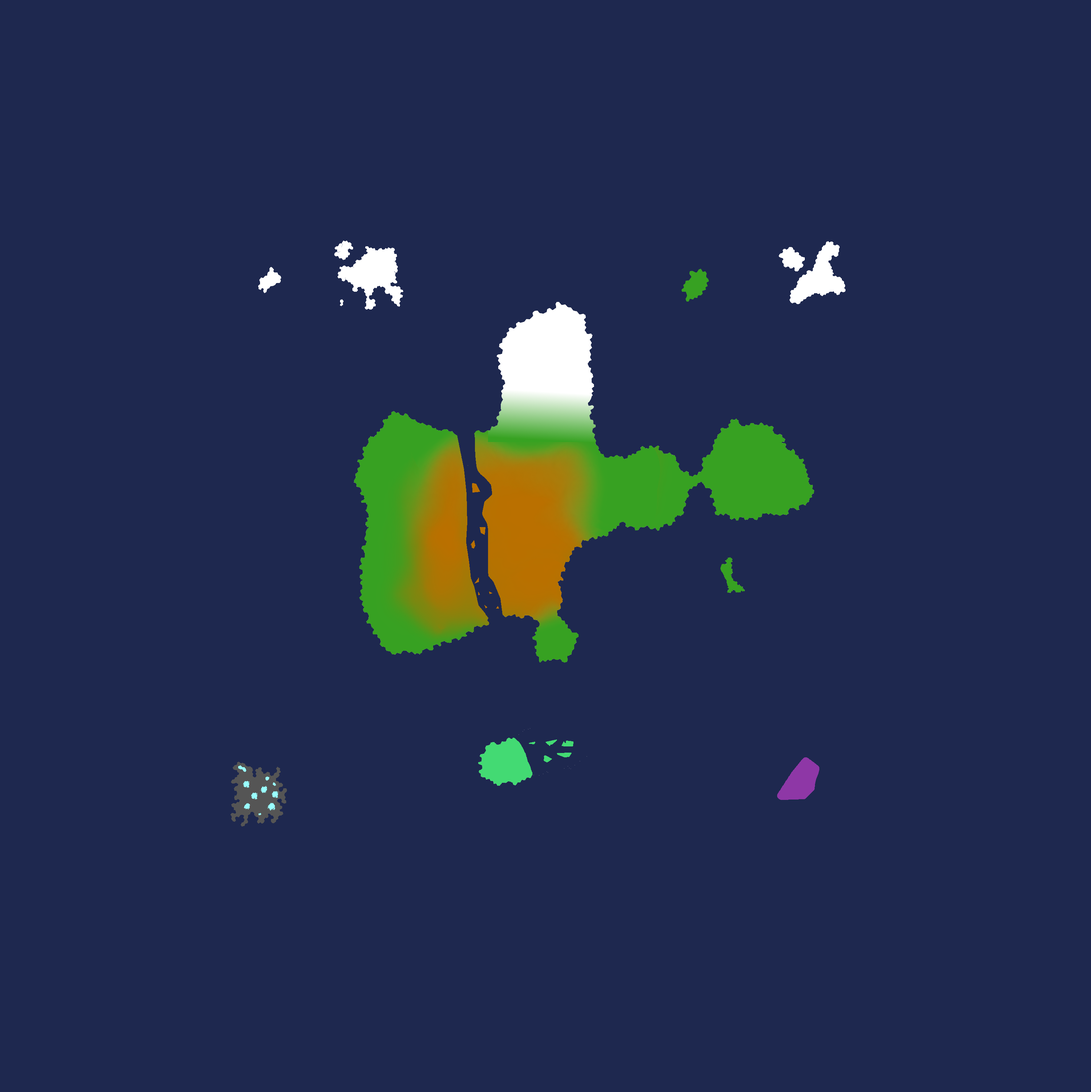
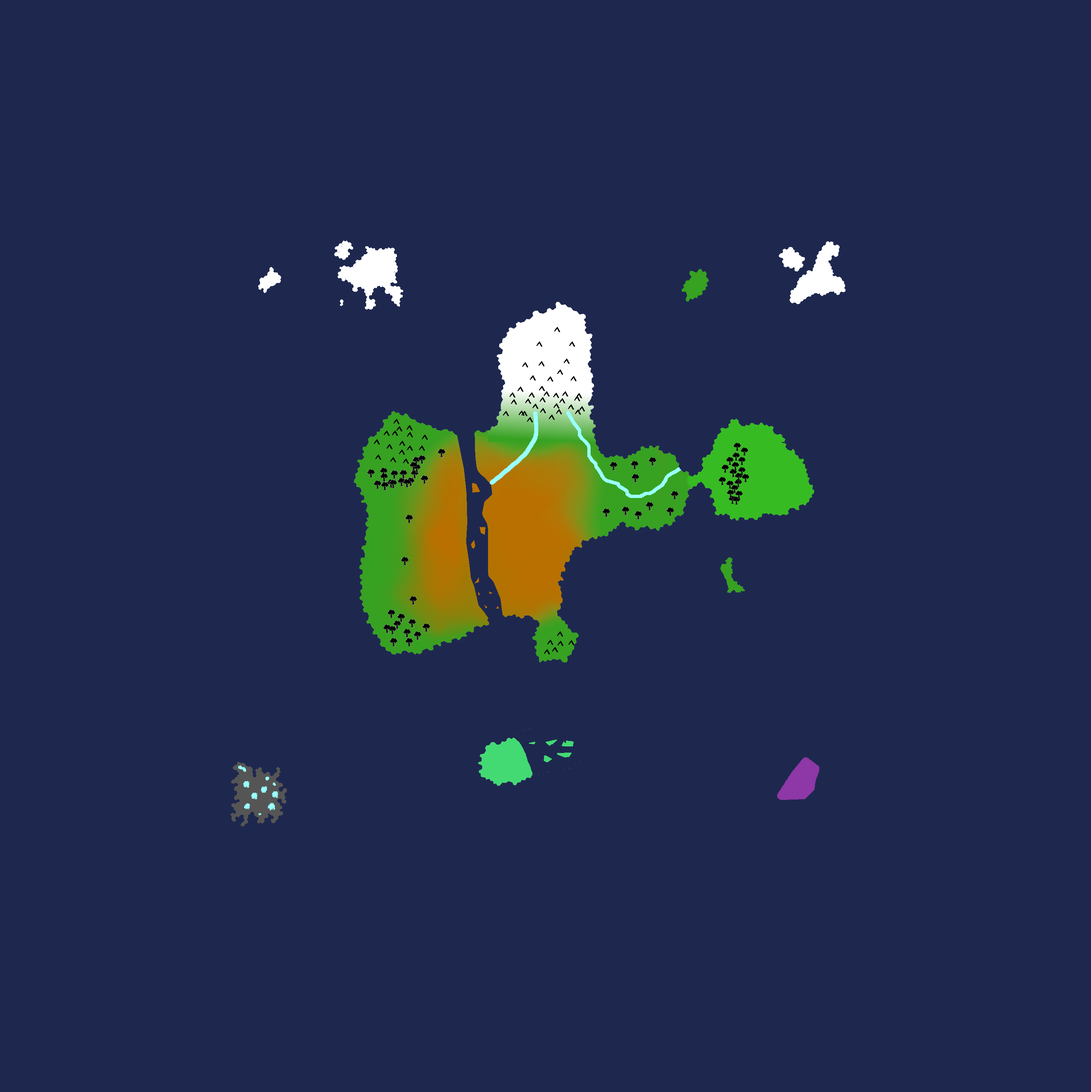
Layers edited between the first and the second 1091 × 1092 image:
added group "features #1" with 4 layers above "Layer Group" over bbox(367, 326, 750, 655)
added layer "trees" in group "features #1" over bbox(367, 418, 679, 655)
added layer "mountains #1" in group "features #1" over bbox(503, 326, 585, 423)
added layer "tree.png copy" in group "features #1" over bbox(718, 442, 750, 505)
added layer "river" in group "features #1" over bbox(489, 410, 682, 498)
painted on "terrain" over bbox(686, 418, 815, 521)
